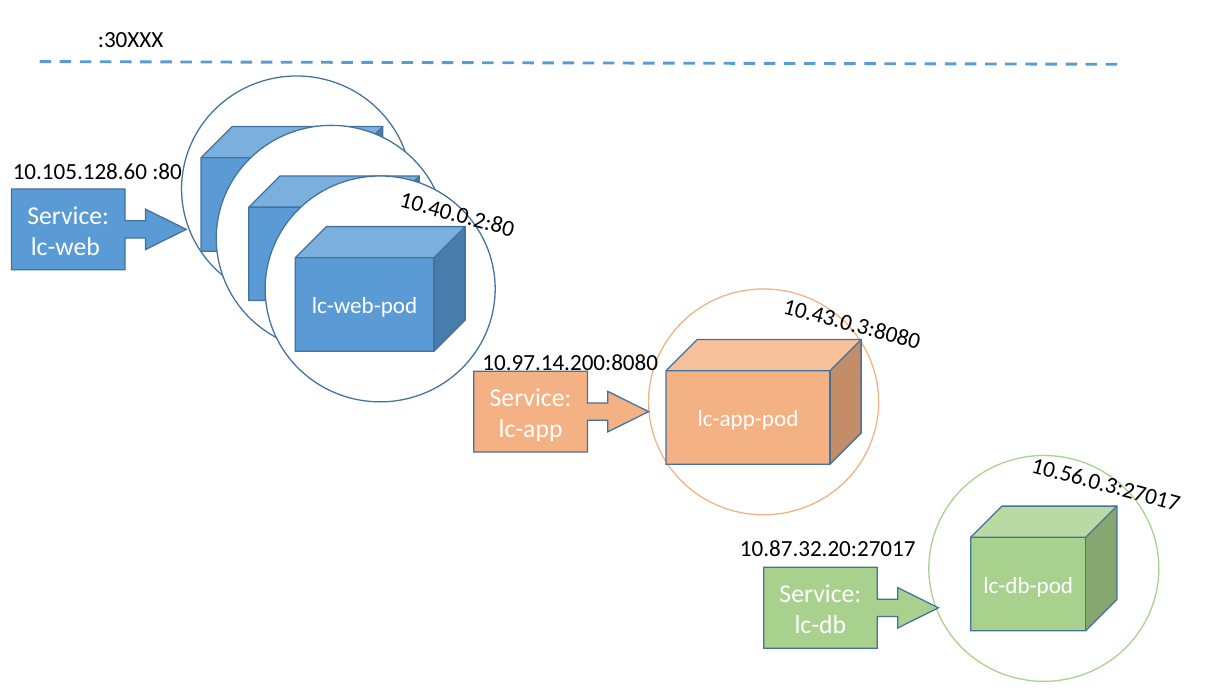
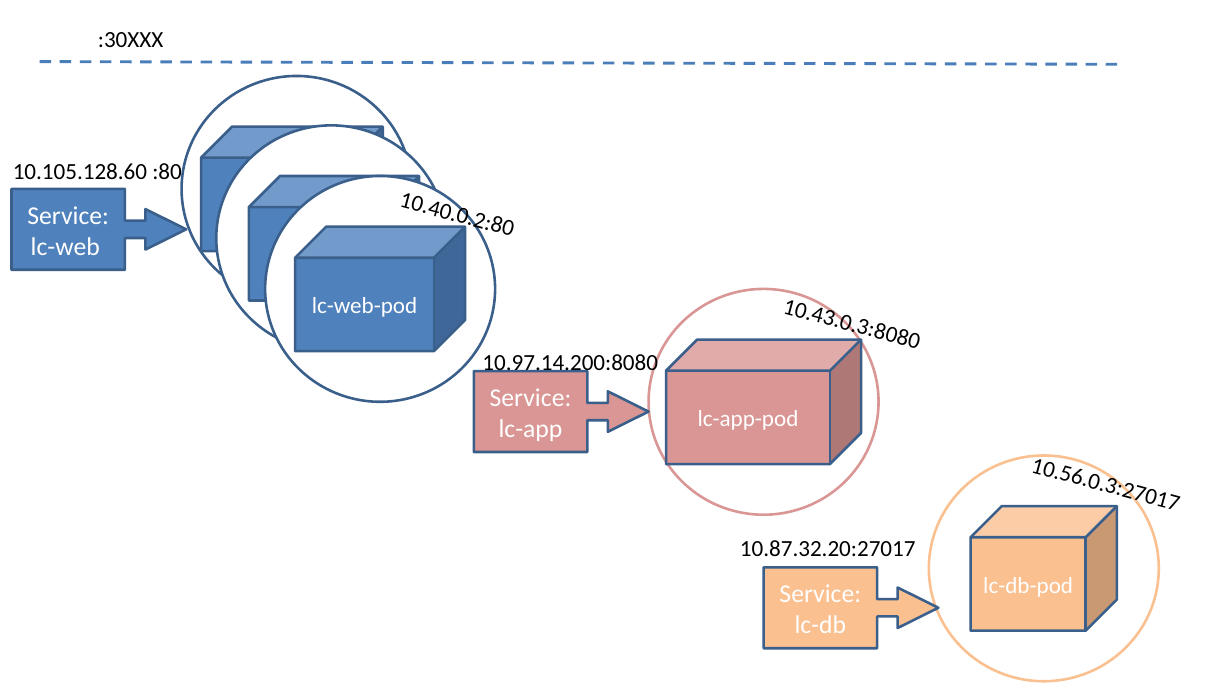
Before and after one commit to navivi/k8s-training, a slide deck: slide 19 of day-2/Using Kubernetes Day 2.pptx. Drawn at 1232x693 pixels with LibreOffice and Linux fonts; fonts in the diff are those of the drawing. Boxes give left, top, right and bottom in pixels: in the first picture for what was removed or moved away, otherwise in the second. Text is boxed around its words. In the diff, an @@ line names an element or a change of style, - is before the commit and + after.

```diff
--- a/day-2/Using Kubernetes Day 2.pptx
+++ b/day-2/Using Kubernetes Day 2.pptx
@@ line (40, 62) - (1117, 65): stroke #5B9BD5 2.25 pt dashed to #4A7EBB 2.24 pt @@
@@ outline #43739E 1 pt to #3A5F8C 2 pt in 3 elements at <box>216,126,446,351</box>, <box>265,176,495,401</box>, <box>182,76,412,301</box> @@
@@ fill #5B9BD5 to #4F81BD; outline #43739E 1 pt to #3A5F8C 2 pt; proportions changed in 3 elements at <box>295,226,465,351</box>, <box>201,127,384,251</box>, <box>249,176,419,300</box> @@
@@ right arrow callout "Service:" at <box>11,189,186,270</box>: fill #5B9BD5 to #4F81BD; outline #43739E 1 pt to #3A5F8C 2 pt @@
@@ ellipse at <box>649,289,879,515</box>: outline #F4B183 1 pt to #D99694 2 pt @@
@@ cube "lc-app-pod" at <box>666,340,861,465</box>: fill #F4B183 to #D99694; outline #43739E 1 pt to #3A5F8C 2 pt; proportions changed @@
@@ right arrow callout "Service:" at <box>474,372,649,453</box>: fill #F4B183 to #D99694; outline #43739E 1 pt to #3A5F8C 2 pt @@
@@ ellipse at <box>929,456,1159,681</box>: outline #A9D18E 1 pt to #FAC090 2 pt @@
@@ cube "lc-db-pod" at <box>971,506,1117,631</box>: fill #A9D18E to #FAC090; outline #43739E 1 pt to #3A5F8C 2 pt; proportions changed @@
@@ right arrow callout "Service:" at <box>763,567,938,649</box>: fill #A9D18E to #FAC090; outline #43739E 1 pt to #3A5F8C 2 pt @@
```
Also in this commit, not shown: 33 other slides changed, 7 slides added, 1 slide removed.
